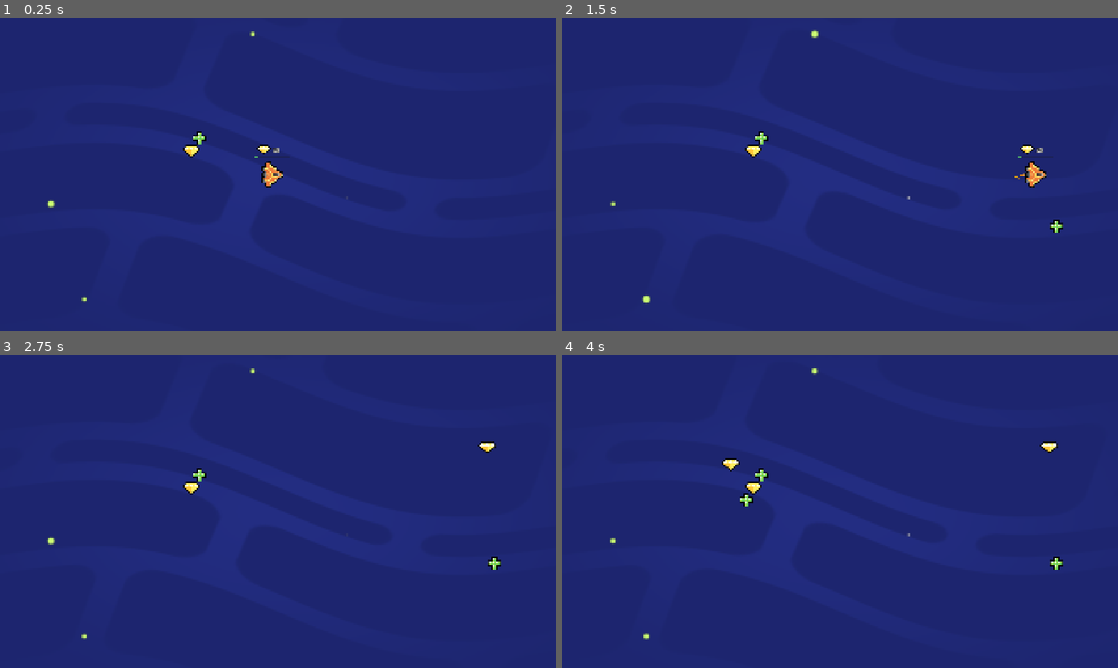
Above: before the commit, frames 1-4 (two rows, left to right).
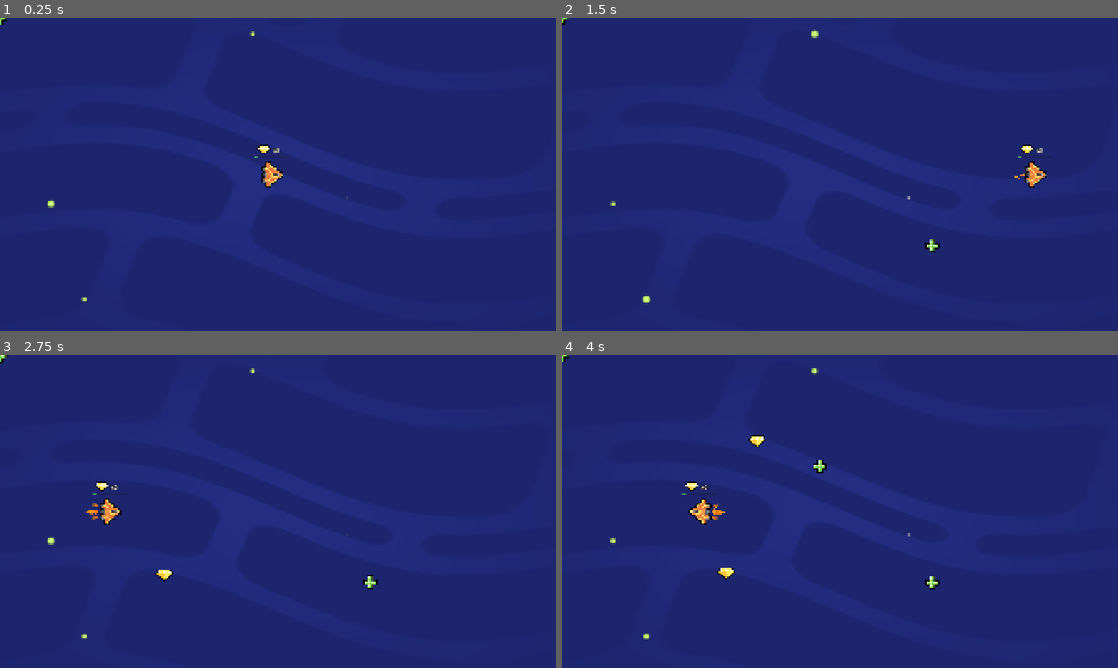
Above: after the commit, the same moments.

Repository: Fluffybihno/M5-Loot-It-All
Game: Godot game, scene res://lessons/space_level.tscn
The game is run twice, just before and just after one commit, with the same random seed, the same clock (stepped at 60 frames per second) and the same inputs.
Inputs (mouse positions are in pixels of both pictures, inside the frame that each line leads up to):
- Up to frame 1 (0.25 s): no input
- Up to frame 2 (1.5 s): tap Enter at 0.5 s; move the mouse to (962, 158) at 0.52 s; hold D (move_right) 0.53-1.25 s; tap Z at 0.6 s; click (962, 158) at 0.67 s; tap Space at 0.77 s; drag from (728, 190) to (979, 174) at 1.27 s
- Up to frame 3 (2.75 s): move the mouse to (333, 442) at 2.02 s; hold D (move_right) from 2.03 s (still down); tap Z at 2.1 s
- Up to frame 4 (4 s): release D (move_right) at 2.75 s; drag from (812, 574) to (1051, 448) at 2.77 s; move the mouse to (1006, 558) at 3.52 s; hold A (move_left) from 3.53 s (still down); tap Z at 3.6 s; tap Space at 3.77 s

The runs differ from the first frame. In frame 1, 0.2% of the frame differs, in the area x 0-38%, y 0-45%; in frame 2, 0.3%; in frame 3, 0.9%; in frame 4, 1.2%, in the area x 0-91%, y 0-75%.

Commit message:
M5 lesson 9 + 10 complete

Diff:
--- a/lessons/item.gd
+++ b/lessons/item.gd
@@ -1,8 +1,20 @@
 extends Area2D
 
 func _ready() -> void:
-	pass
-	#area_entered.connect(_on_area_entered)
+	area_entered.connect(_on_area_entered)
+	play_floating_animation()
+
+
+func play_floating_animation() -> void:
+	var tween := create_tween()
+	tween.set_trans(Tween.TRANS_SINE)
+
+	var sprite_2d := get_node("Sprite2D")
+	var position_offset := Vector2(0.0, 4.0)
+	var duration = randf_range(0.8, 1.2)
+	tween.tween_property(sprite_2d, "position", position_offset, duration)
+	tween.tween_property(sprite_2d, "position",  -1.0 * position_offset, duration)
+	tween.set_loops()
 
 func _on_area_entered(area_that_entered: Area2D) -> void:
 	queue_free()
--- a/lessons/random_item_placer.gd
+++ b/lessons/random_item_placer.gd
@@ -11,6 +11,7 @@
 	var random_item_scene: PackedScene = item_scenes.pick_random()
 	var item_instance := random_item_scene.instantiate()
 	add_child(item_instance)
+
 	var viewport_size := get_viewport_rect().size
 	var random_position := Vector2(0.0,0.0)
 	random_position.x = randf_range(0.0, viewport_size.x)
--- a/lessons/ship.gd
+++ b/lessons/ship.gd
@@ -10,10 +10,15 @@
 	area_entered.connect(_on_area_entered)
 	set_health(health)
 
+
+
 func _process(delta: float) -> void:
 	var direction := Vector2(0, 0)
+	var viewport_size := get_viewport_rect().size
 	direction.x = Input.get_axis("move_left", "move_right")
 	direction.y = Input.get_axis("move_up", "move_down")
+	position.x = wrapf(position.x, 0, viewport_size.x)
+	position.y = wrapf(position.y, 0, viewport_size.y)
 
 	if direction.length() > 1.0:
 		direction = direction.normalized()
--- a/lessons/space_level.tscn
+++ b/lessons/space_level.tscn
@@ -16,7 +16,5 @@
 [node name="RandomItemPlacer" parent="." instance=ExtResource("3_etm7e")]
 
 [node name="Gem" parent="." instance=ExtResource("4_dru4e")]
-position = Vector2(661, 460)
 
 [node name="HealthPack" parent="." instance=ExtResource("5_kd2gs")]
-position = Vector2(688, 415)
Not shown, added: assets/audio/BG_Music.ogg.import
Not shown, added: assets/audio/Gem.ogg.import
Not shown, added: assets/audio/Health.ogg.import
Not shown, added: assets/audio/Health_Level_Up.ogg.import
Not shown, added: assets/audio/Thruster.ogg.import
Not shown, added: assets/audio/BG_Music.ogg
Not shown, added: assets/audio/Gem.ogg
Not shown, added: assets/audio/Health.ogg
Not shown, added: assets/audio/Health_Level_Up.ogg
Not shown, added: assets/audio/Thruster.ogg
